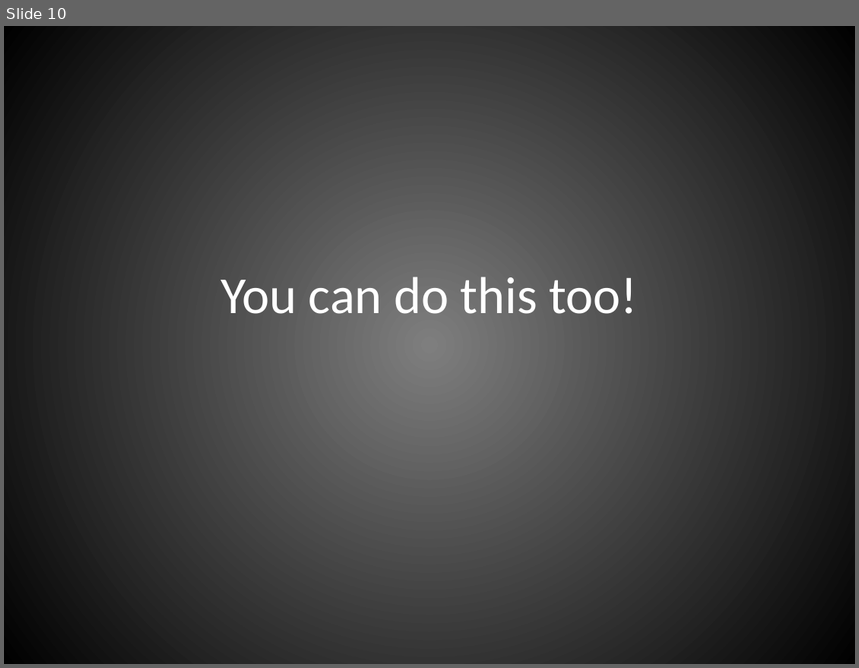
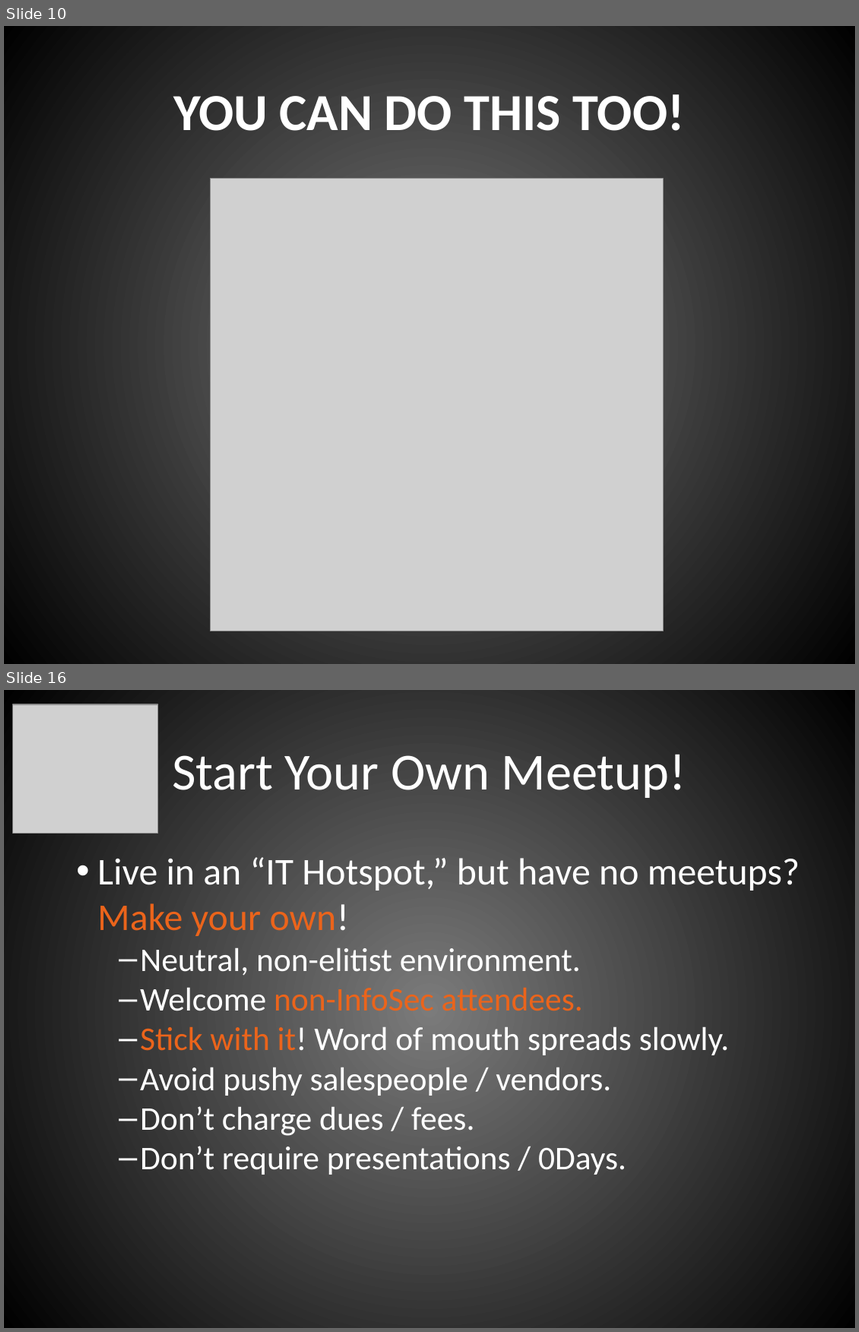
Before and after one commit to johnnyxmas/Talk_Decks, a slide deck: 2016/CypherCon/You're Right, This Sucks.pptx. Shown one above the other, each under a label of ours: slide 10 before the commit, slides 10 and 16 after it; the slides between them are not shown. The pictures are 859x668 and 859x1332 pixels, drawn with LibreOffice and Linux fonts; fonts in the diff are those of the drawing; grey boxes stand for pictures. Boxes give left, top, right and bottom in pixels: in the first picture for what was removed or moved away, otherwise in the second. Text is boxed around its words. In the diff, an @@ line names an element or a change of style, - is before the commit and + after.

```diff
--- a/2016/CypherCon/You're Right, This Sucks.pptx
+++ b/2016/CypherCon/You're Right, This Sucks.pptx
@@ slide 16 added at [4,690,855,1328], background gradient #7B7B7B to #000000 @@
@@ picture added at [13,704,158,833] @@
@@ title added at [172,755,686,798], 44 pt, text #FFFFFF @@
+Start Your Own Meetup!
@@ text added at [97,857,800,1175], 28 pt, text #FFFFFF @@
+• Live in an “IT Hotspot,” but have no meetups? Make your own!
+  – Neutral, non-elitist environment.
+  – Welcome non-InfoSec attendees.
+  – Stick with it! Word of mouth spreads slowly.
+  – Avoid pushy salespeople / vendors.
+  – Don’t charge dues / fees.
+  – Don’t require presentations / 0Days.
@@ slide 10 changed as well @@
@@ background gradient #7F7F7F to #000000 to gradient #7B7B7B to #000000 @@
@@ title at [173,94,685,131]: text changed; bold on @@
-You can do this too!
+YOU CAN DO THIS TOO!
@@ picture added at [210,178,663,631] @@
```
Also in this commit, not shown: 17 other slides changed, 1 other slide added, 4 slides removed.
